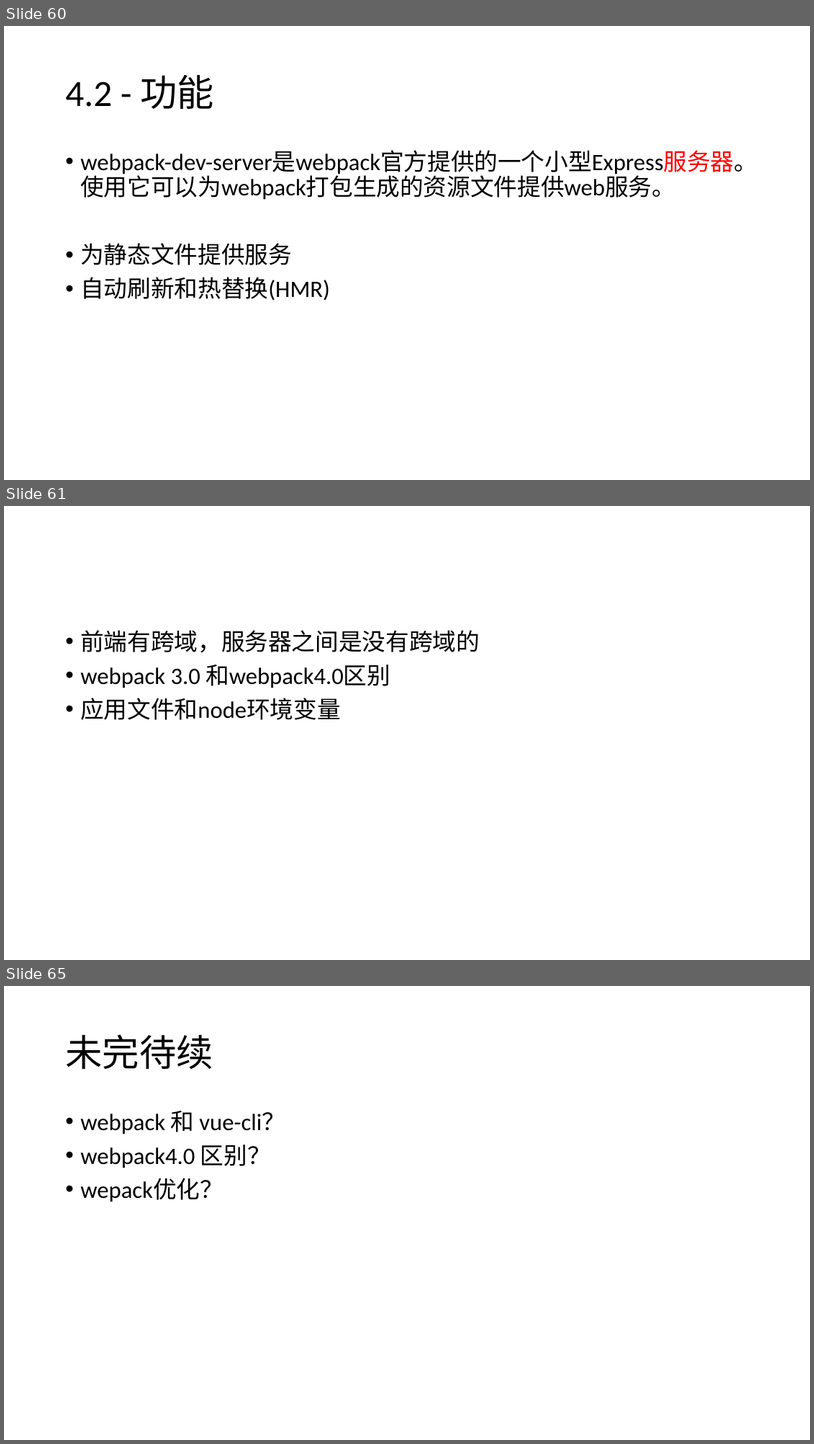
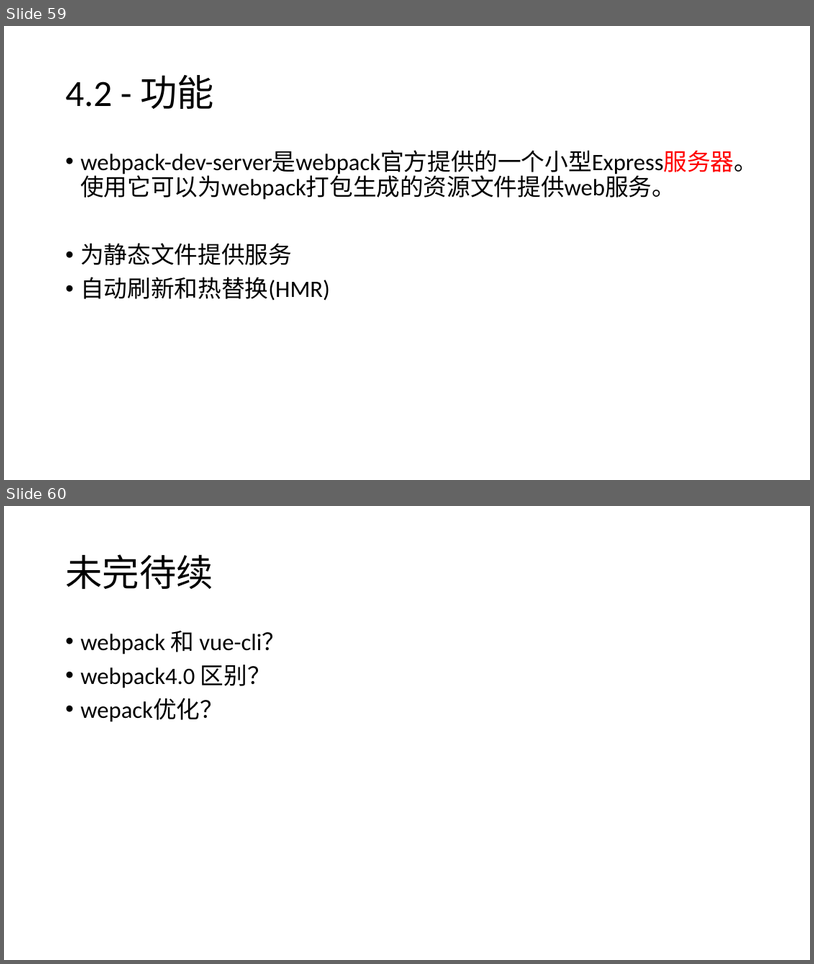
Before and after one commit to Cohen-Wang/workbench, a slide deck: cloud/webpack-ppt/培训 - webpack.pptx. Shown one above the other, each under a label of ours: slides 60, 61 and 65 before the commit, slides 59 and 60 after it; the slides between them are not shown. The pictures are 814x1444 and 814x964 pixels, drawn with LibreOffice and Linux fonts; fonts in the diff are those of the drawing. Boxes give left, top, right and bottom in pixels: in the first picture for what was removed or moved away, otherwise in the second. Text is boxed around its words. In the diff, an @@ line names an element or a change of style, - is before the commit and + after.

```diff
--- a/cloud/webpack-ppt/培训 - webpack.pptx
+++ b/cloud/webpack-ppt/培训 - webpack.pptx
@@ slide 61 removed at box(4, 506, 810, 960), background #FFFFFF @@
@@ text removed at box(80, 630, 480, 720) @@
-• 前端有跨域，服务器之间是没有跨域的
-• webpack 3.0 和webpack4.0区别
-• 应用文件和node环境变量
@@ what was slide 60 is now slide 59 @@
@@ what was slide 65 is now slide 60 @@
```
Also in this commit, not shown: 2 slides changed, 2 slides added, 6 other slides removed, 1 other file.
